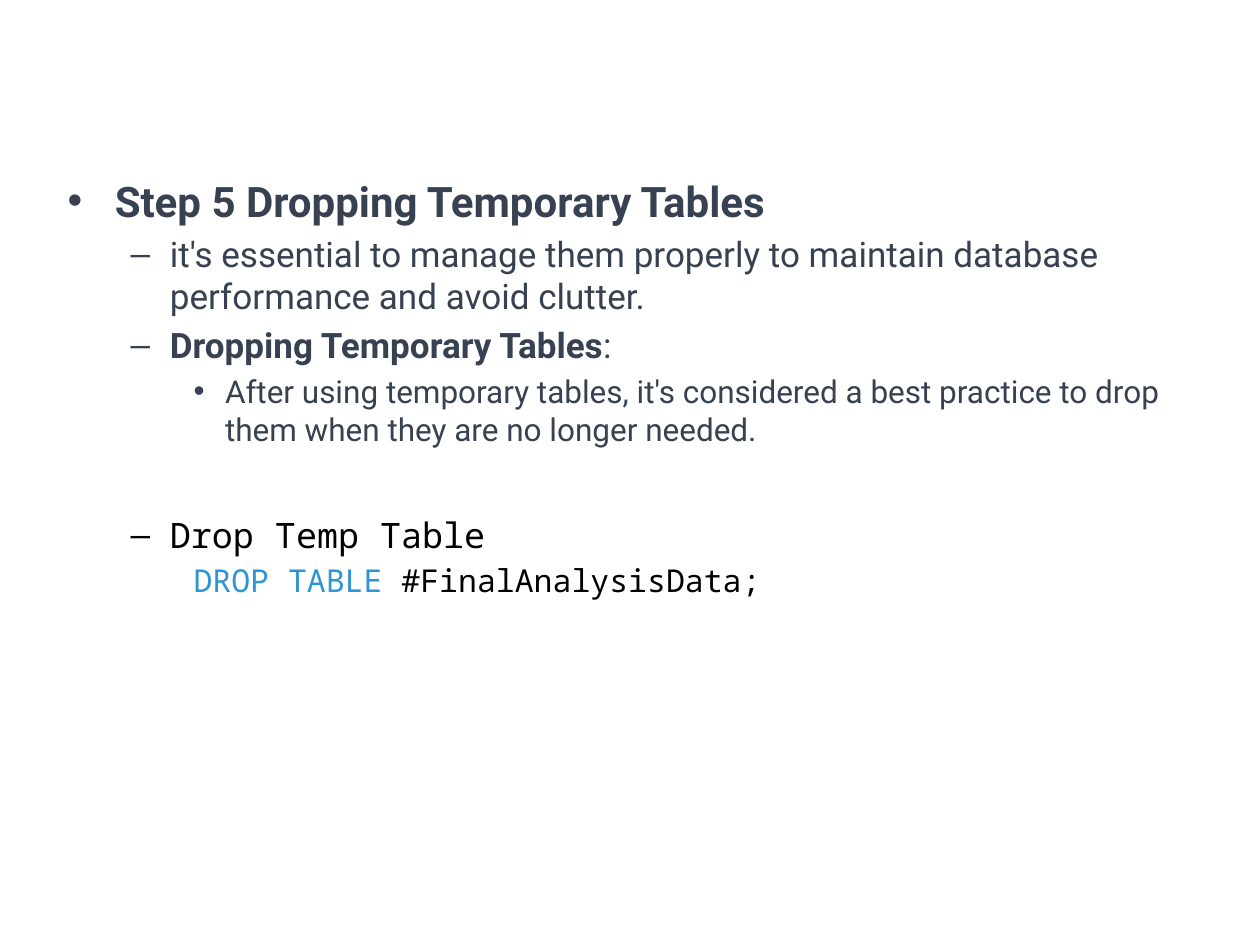
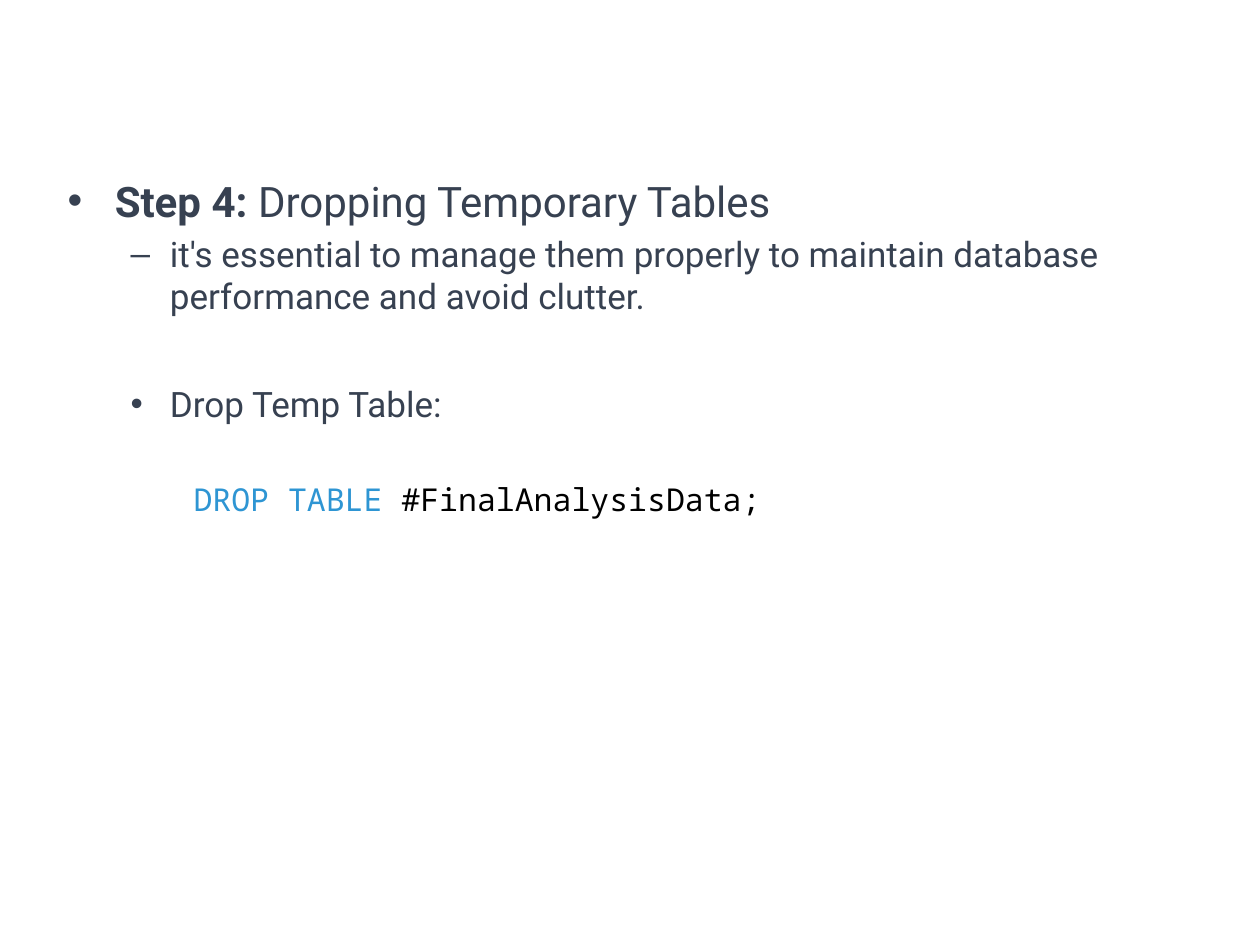
Before and after one commit to a099954/ABC-Program, a slide deck: slide 25 of SQL/Day 5 Temp Tables/Temp Tables SQL.pptx (slide 18 before the commit). Drawn at 1260x945 pixels with LibreOffice and Linux fonts; fonts in the diff are those of the drawing; background and template pictures are left out. Boxes give left, top, right and bottom in pixels: in the first picture for what was removed or moved away, otherwise in the second. Text is boxed around its words. In the diff, an @@ line names an element or a change of style, - is before the commit and + after.

```diff
--- a/SQL/Day 5 Temp Tables/Temp Tables SQL.pptx
+++ b/SQL/Day 5 Temp Tables/Temp Tables SQL.pptx
@@ text at (115, 185, 770, 226): text changed; bold off @@
-• Step 5 Dropping Temporary Tables
+• Step 4: Dropping Temporary Tables
@@ text at (170, 390, 441, 424): text changed; size 18 to 20 pt @@
-  – Dropping Temporary Tables:
-    • After using temporary tables, it's considered a best practice to drop them when they are no longer needed.
-  – Drop Temp Table
+  • Drop Temp Table:
```
Also in this commit, not shown: 12 other slides changed, 9 slides added, 1 slide removed, 6 other files.
